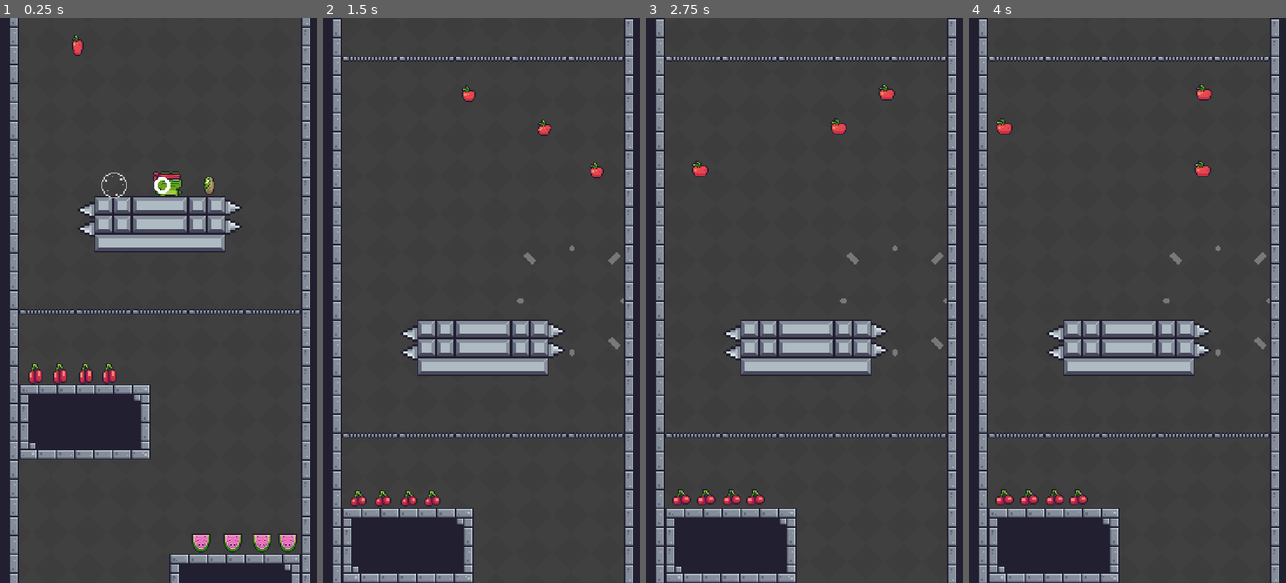
Above: before the commit, frames 1-4 (left to right).
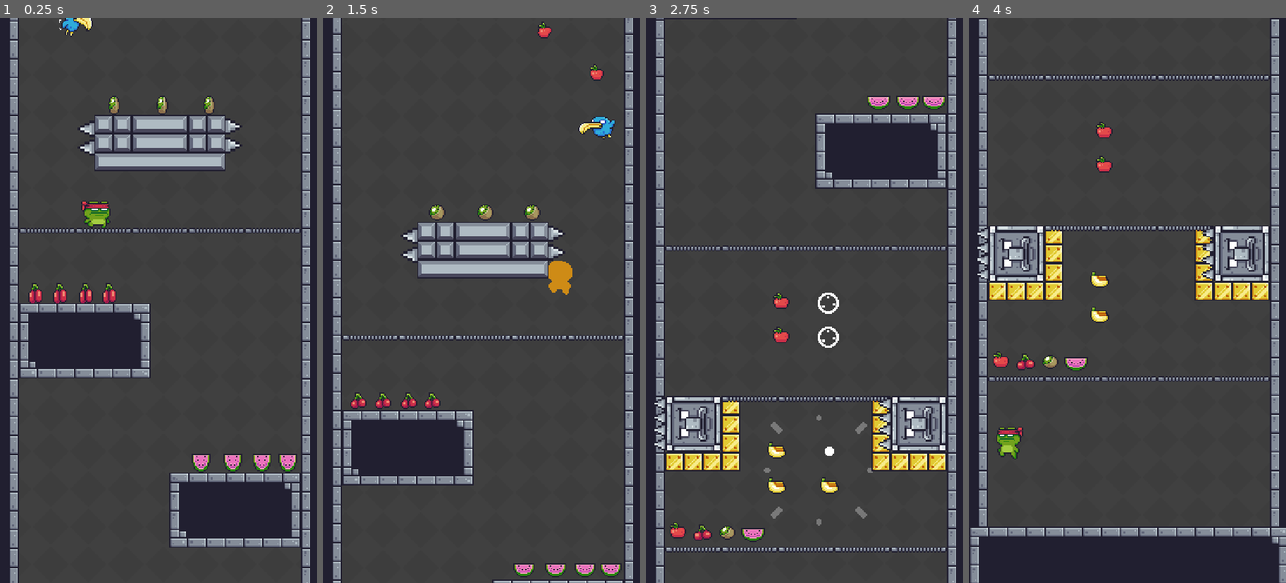
Above: after the commit, the same moments.

Repository: pavelee/platformer-up
Game: Godot game, scene res://scenes/game/game.tscn
Same seed, same stepped clock (60 frames per second), same inputs: the game is played once before the commit and once after it.
Inputs (mouse positions are in pixels of both pictures, inside the frame that each line leads up to):
- Up to frame 1 (0.25 s): no input
- Up to frame 2 (1.5 s): move the mouse to (551, 272) at 0.52 s; click (551, 272) at 0.6 s; move the mouse to (418, 328) at 1.27 s; click (418, 328) at 1.35 s
- Up to frame 3 (2.75 s): move the mouse to (836, 176) at 2.02 s; click (836, 176) at 2.1 s
- Up to frame 4 (4 s): move the mouse to (1111, 413) at 2.77 s; click (1111, 413) at 2.85 s; move the mouse to (1222, 385) at 3.52 s; click (1222, 385) at 3.6 s

The runs differ from the first frame. In frame 1, 33% of the frame differs, in the area x 3-98%, y 0-100%; in frame 2, 27%; in frame 3, 28%; in frame 4, 25%.

Commit message:
progress

Diff:
--- /dev/null
+++ b/scenes/enemy/blue_bird.gd
@@ -0,0 +1,28 @@
+extends EnemyBase
+
+class_name BlueBird
+
+@export var custom_path: CustomPathFllow
+@onready var animated_sprite_2d: AnimatedSprite2D = $AnimatedSprite2D
+var dead = false
+
+func _process(delta: float) -> void:
+	animated_sprite_2d.flip_h = custom_path.direction == 1
+
+func _on_top_area_body_entered(body: Node2D) -> void:
+	if body is not Player:
+		return
+
+	dead = true
+
+	var player = body as Player
+	custom_path.can_move = false
+	animated_sprite_2d.play("hit")
+	animated_sprite_2d.animation_finished.connect(func(): queue_free())
+	player.bounce_up(250)
+
+func _on_bottom_area_body_entered(body: Node2D) -> void:
+	if body is not Player or dead:
+		return
+
+	EventManager.on_player_dead.emit()
--- /dev/null
+++ b/scenes/enemy/blue_bird.tscn
@@ -0,0 +1,150 @@
+[gd_scene load_steps=23 format=3 uid="uid://bu178lg80jrc8"]
+
+[ext_resource type="PackedScene" uid="uid://7ggmotmnlsru" path="res://scenes/enemy/enemy_base.tscn" id="1_sq2nw"]
+[ext_resource type="Script" uid="uid://clfhb4m6lva80" path="res://scenes/enemy/blue_bird.gd" id="2_fi4ft"]
+[ext_resource type="Texture2D" uid="uid://b2mplua5sted6" path="res://Assets/Sprites/Enemies/BlueBird/Flying (32x32).png" id="3_nycpt"]
+[ext_resource type="Texture2D" uid="uid://b4jml8ljm5lw8" path="res://Assets/Sprites/Enemies/BlueBird/Hit (32x32).png" id="4_bkjai"]
+
+[sub_resource type="AtlasTexture" id="AtlasTexture_bkjai"]
+atlas = ExtResource("3_nycpt")
+region = Rect2(0, 0, 32, 32)
+
+[sub_resource type="AtlasTexture" id="AtlasTexture_2joym"]
+atlas = ExtResource("3_nycpt")
+region = Rect2(32, 0, 32, 32)
+
+[sub_resource type="AtlasTexture" id="AtlasTexture_r4ke6"]
+atlas = ExtResource("3_nycpt")
+region = Rect2(64, 0, 32, 32)
+
+[sub_resource type="AtlasTexture" id="AtlasTexture_0so6w"]
+atlas = ExtResource("3_nycpt")
+region = Rect2(96, 0, 32, 32)
+
+[sub_resource type="AtlasTexture" id="AtlasTexture_hdf5m"]
+atlas = ExtResource("3_nycpt")
+region = Rect2(128, 0, 32, 32)
+
+[sub_resource type="AtlasTexture" id="AtlasTexture_q03ec"]
+atlas = ExtResource("3_nycpt")
+region = Rect2(160, 0, 32, 32)
+
+[sub_resource type="AtlasTexture" id="AtlasTexture_t1hwl"]
+atlas = ExtResource("3_nycpt")
+region = Rect2(192, 0, 32, 32)
+
+[sub_resource type="AtlasTexture" id="AtlasTexture_tp12d"]
+atlas = ExtResource("3_nycpt")
+region = Rect2(224, 0, 32, 32)
+
+[sub_resource type="AtlasTexture" id="AtlasTexture_tly7f"]
+atlas = ExtResource("3_nycpt")
+region = Rect2(256, 0, 32, 32)
+
+[sub_resource type="AtlasTexture" id="AtlasTexture_boh16"]
+atlas = ExtResource("4_bkjai")
+region = Rect2(0, 0, 32, 32)
+
+[sub_resource type="AtlasTexture" id="AtlasTexture_2mc8x"]
+atlas = ExtResource("4_bkjai")
+region = Rect2(32, 0, 32, 32)
+
+[sub_resource type="AtlasTexture" id="AtlasTexture_p8xh1"]
+atlas = ExtResource("4_bkjai")
+region = Rect2(64, 0, 32, 32)
+
+[sub_resource type="AtlasTexture" id="AtlasTexture_7gafm"]
+atlas = ExtResource("4_bkjai")
+region = Rect2(96, 0, 32, 32)
+
+[sub_resource type="AtlasTexture" id="AtlasTexture_7phnc"]
+atlas = ExtResource("4_bkjai")
+region = Rect2(128, 0, 32, 32)
+
+[sub_resource type="SpriteFrames" id="SpriteFrames_boh16"]
+animations = [{
+"frames": [{
+"duration": 1.0,
+"texture": SubResource("AtlasTexture_bkjai")
+}, {
+"duration": 1.0,
+"texture": SubResource("AtlasTexture_2joym")
+}, {
+"duration": 1.0,
+"texture": SubResource("AtlasTexture_r4ke6")
+}, {
+"duration": 1.0,
+"texture": SubResource("AtlasTexture_0so6w")
+}, {
+"duration": 1.0,
+"texture": SubResource("AtlasTexture_hdf5m")
+}, {
+"duration": 1.0,
+"texture": SubResource("AtlasTexture_q03ec")
+}, {
+"duration": 1.0,
+"texture": SubResource("AtlasTexture_t1hwl")
+}, {
+"duration": 1.0,
+"texture": SubResource("AtlasTexture_tp12d")
+}, {
+"duration": 1.0,
+"texture": SubResource("AtlasTexture_tly7f")
+}],
+"loop": true,
+"name": &"fly",
+"speed": 20.0
+}, {
+"frames": [{
+"duration": 1.0,
+"texture": SubResource("AtlasTexture_boh16")
+}, {
+"duration": 1.0,
+"texture": SubResource("AtlasTexture_2mc8x")
+}, {
+"duration": 1.0,
+"texture": SubResource("AtlasTexture_p8xh1")
+}, {
+"duration": 1.0,
+"texture": SubResource("AtlasTexture_7gafm")
+}, {
+"duration": 1.0,
+"texture": SubResource("AtlasTexture_7phnc")
+}],
+"loop": false,
+"name": &"hit",
+"speed": 20.0
+}]
+
+[sub_resource type="CircleShape2D" id="CircleShape2D_bkjai"]
+radius = 3.16228
+
+[sub_resource type="RectangleShape2D" id="RectangleShape2D_bkjai"]
+size = Vector2(29, 7.5)
+
+[sub_resource type="RectangleShape2D" id="RectangleShape2D_2joym"]
+size = Vector2(29, 14.5)
+
+[node name="BlueBird" instance=ExtResource("1_sq2nw")]
+script = ExtResource("2_fi4ft")
+
+[node name="AnimatedSprite2D" parent="." index="0"]
+sprite_frames = SubResource("SpriteFrames_boh16")
+animation = &"fly"
+autoplay = "fly"
+
+[node name="CollisionShape2D" parent="." index="1"]
+shape = SubResource("CircleShape2D_bkjai")
+
+[node name="CollisionShape2D" parent="TopArea" index="0"]
+position = Vector2(0.5, -7.25)
+shape = SubResource("RectangleShape2D_bkjai")
+debug_color = Color(3.51354e-06, 0.632425, 0.451629, 0.42)
+
+[node name="CollisionShape2D" parent="BottomArea" index="0"]
+position = Vector2(0.5, 3.75)
+shape = SubResource("RectangleShape2D_2joym")
+debug_color = Color(0.977563, 0, 0.403135, 0.42)
+
+[connection signal="body_entered" from="TopArea" to="." method="_on_top_area_body_entered"]
+[connection signal="body_entered" from="BottomArea" to="." method="_on_bottom_area_body_entered"]
--- /dev/null
+++ b/scenes/enemy/enemy_base.gd
@@ -0,0 +1,3 @@
+extends CharacterBody2D
+
+class_name EnemyBase
--- /dev/null
+++ b/scenes/enemy/enemy_base.tscn
@@ -0,0 +1,19 @@
+[gd_scene load_steps=2 format=3 uid="uid://7ggmotmnlsru"]
+
+[ext_resource type="Script" uid="uid://b7llgkr6vidpm" path="res://scenes/enemy/enemy_base.gd" id="1_un3sv"]
+
+[node name="EnemyBase" type="CharacterBody2D"]
+collision_layer = 2
+script = ExtResource("1_un3sv")
+
+[node name="AnimatedSprite2D" type="AnimatedSprite2D" parent="."]
+
+[node name="CollisionShape2D" type="CollisionShape2D" parent="."]
+
+[node name="TopArea" type="Area2D" parent="."]
+
+[node name="CollisionShape2D" type="CollisionShape2D" parent="TopArea"]
+
+[node name="BottomArea" type="Area2D" parent="."]
+
+[node name="CollisionShape2D" type="CollisionShape2D" parent="BottomArea"]
--- a/scenes/game/game.gd
+++ b/scenes/game/game.gd
@@ -3,15 +3,25 @@
 class_name Game
 
 @onready var player: Player = $Player
+@onready var spawn_1: Marker2D = %Spawn1
 
 var points: int = 0
+var current_spawn_point: Marker2D
 
 func _ready() -> void:
 	EventManager.on_player_dead.connect(_on_player_dead)
 	EventManager.on_collectable_collected.connect(_on_collectable_collected)
+	current_spawn_point = spawn_1
 
 func _on_player_dead() -> void:
+	if player.is_dead():
+		return
+
 	player.dead()
+	await get_tree().create_timer(0.5).timeout
+	var tween := create_tween().set_ease(Tween.EASE_IN)
+	tween.tween_property(player, "global_position", current_spawn_point.position, 1)
+	tween.tween_callback(player.respawn)
 
 func _on_collectable_collected(collectable: BaseCollective) -> void:
 	points += 1
--- a/scenes/game/game.tscn
+++ b/scenes/game/game.tscn
@@ -14,6 +14,7 @@
 [ext_resource type="PackedScene" uid="uid://bwwbrkoiw10nm" path="res://scenes/collective/melon.tscn" id="11_kp23o"]
 [ext_resource type="PackedScene" uid="uid://bmbg5dj0dyo3" path="res://scenes/obstacle/spikes.tscn" id="13_vaxfo"]
 [ext_resource type="PackedScene" uid="uid://bwuhf5mm7wup8" path="res://scenes/utils/custom_path_follow_2d.tscn" id="14_ftsea"]
+[ext_resource type="PackedScene" uid="uid://bu178lg80jrc8" path="res://scenes/enemy/blue_bird.tscn" id="15_otnwt"]
 
 [sub_resource type="ShaderMaterial" id="ShaderMaterial_lfrn8"]
 shader = ExtResource("1_kelw5")
@@ -54,7 +55,7 @@
 
 [node name="Player" parent="." instance=ExtResource("1_sul5r")]
 unique_name_in_owner = true
-position = Vector2(98, -390)
+position = Vector2(37, -296)
 
 [node name="MapLayer" type="TileMapLayer" parent="."]
 tile_map_data = PackedByteArray("AAAAABsAAAAAAAAAAAABABsAAAABAAAAAAACABsAAAABAAAAAAADABsAAAABAAAAAAAEABsAAAABAAAAAAAFAB …(32528 unchanged characters)…
@@ -226,3 +227,19 @@
 move_speed = 0.7
 
 [node name="BaseCollective" parent="Floor5/Path2D2/CustomPathFollow2D" instance=ExtResource("8_87uf6")]
+
+[node name="Path2D4" type="Path2D" parent="Floor5"]
+position = Vector2(4, 113)
+curve = SubResource("Curve2D_vaxfo")
+
+[node name="CustomPathFollow2D" parent="Floor5/Path2D4" instance=ExtResource("14_ftsea")]
+position = Vector2(-106, -124)
+rotation = -0.00207649
+move_speed = 0.7
+
+[node name="BlueBird" parent="Floor5/Path2D4/CustomPathFollow2D" node_paths=PackedStringArray("custom_path") instance=ExtResource("15_otnwt")]
+custom_path = NodePath("..")
+
+[node name="Spawn1" type="Marker2D" parent="."]
+unique_name_in_owner = true
+position = Vector2(130, 410)
--- a/scenes/player/player.gd
+++ b/scenes/player/player.gd
@@ -77,7 +77,20 @@
 	else:
 		animated_sprite_2d.play("jump")
 
+func bounce_up(amount: float) -> void:
+	velocity.y = amount * -1
+
+func is_dead() -> bool:
+	return can_move == false
+
 func dead() -> void:
+	if not can_move:
+		return
 	can_move = false
 	velocity = Vector2.ZERO
 	animated_sprite_2d.play("dead")
+
+func respawn() -> void:
+	animated_sprite_2d.play("respawn")
+	await animated_sprite_2d.animation_finished
+	can_move = true
Not shown, added: scenes/enemy/blue_bird.gd.uid
Not shown, added: scenes/enemy/enemy_base.gd.uid
Not shown: 1 places in scenes/game/game.tscn that only renumber resources
